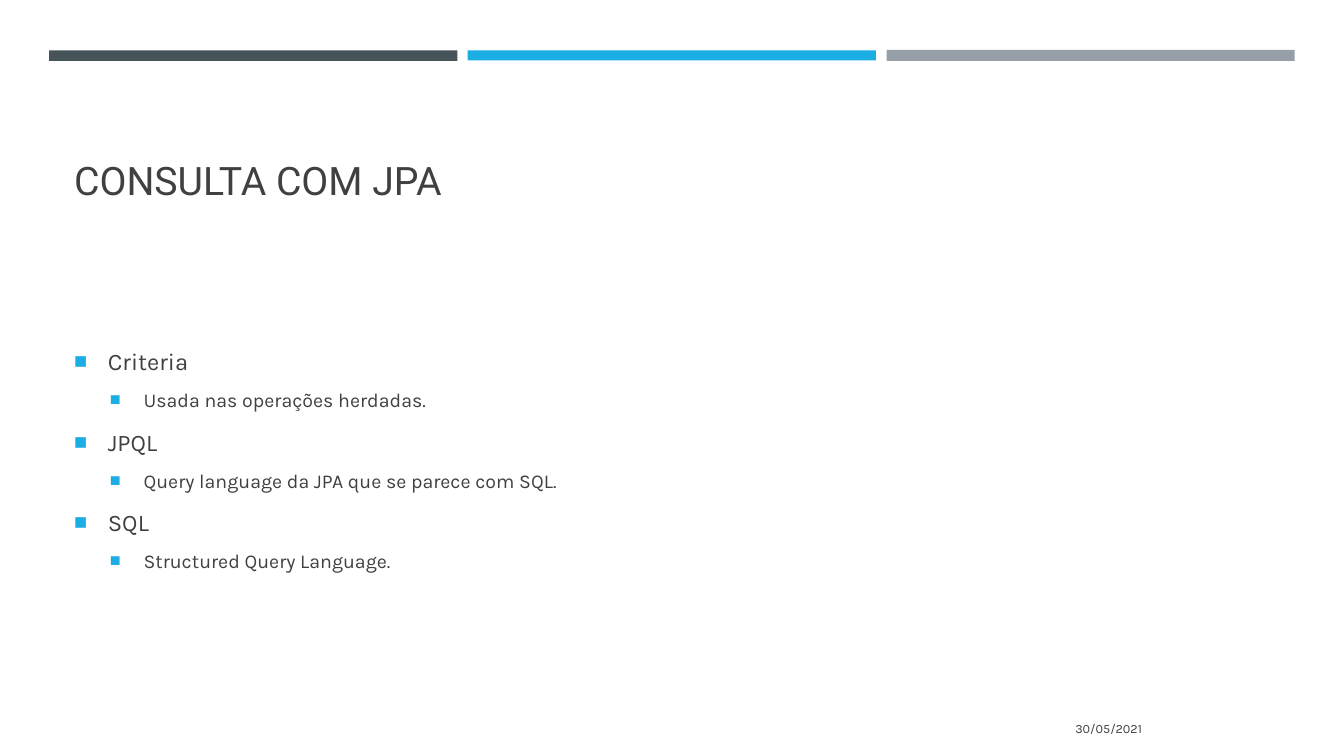
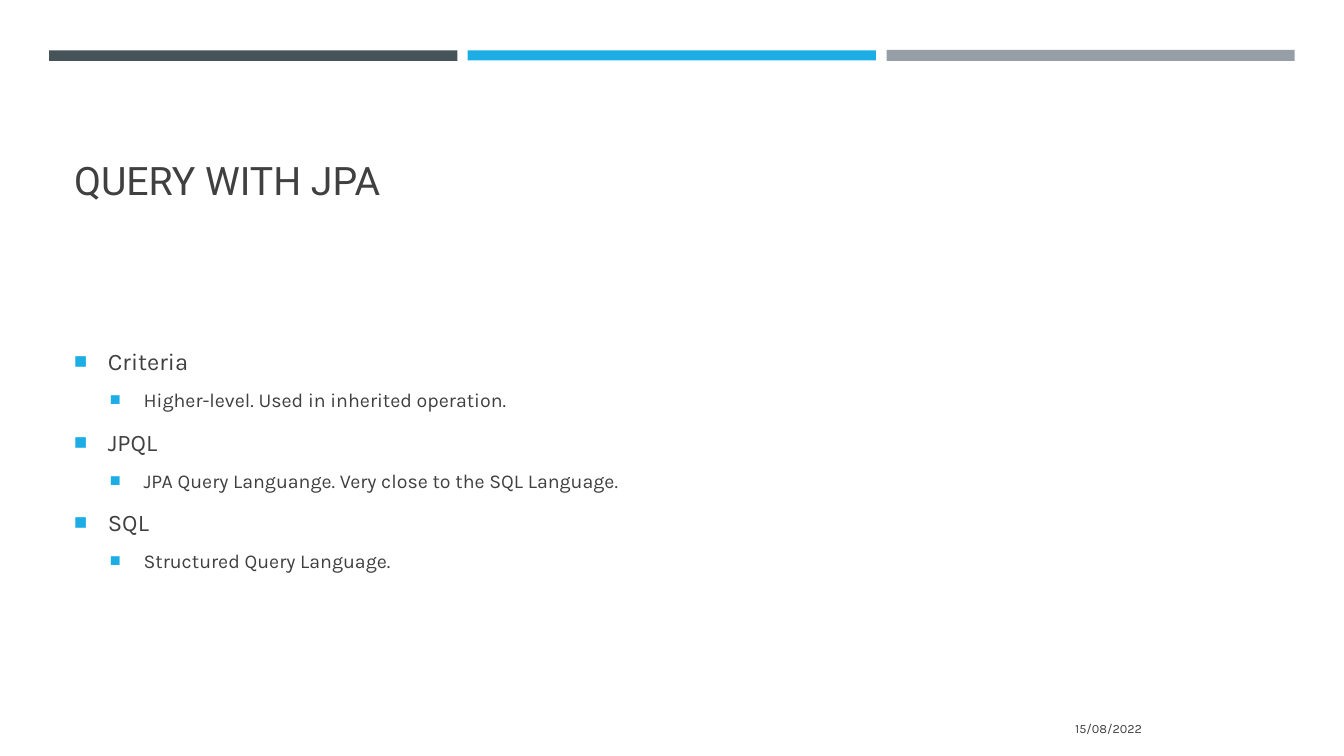
Before and after one commit to thiagoadelino/jpa-performance-issues, a slide deck: slide 12 of performance de consultas utilizando java persistence api.pptx (slide 8 before the commit). Drawn at 1344x756 pixels with LibreOffice and Linux fonts; fonts in the diff are those of the drawing. Boxes give left, top, right and bottom in pixels: in the first picture for what was removed or moved away, otherwise in the second. Text is boxed around its words. In the diff, an @@ line names an element or a change of style, - is before the commit and + after.

```diff
--- a/performance de consultas utilizando java persistence api.pptx
+++ b/performance de consultas utilizando java persistence api.pptx
@@ title at bbox=[74, 166, 380, 200]: text changed @@
-CONSULTA COM JPA
+QUERY WITH JPA
@@ text at bbox=[144, 393, 506, 412]: text changed @@
-  ■ Usada nas operações herdadas.
+  ■ Higher-level. Used in inherited operation.
@@ text at bbox=[144, 474, 618, 493]: text changed @@
-  ■ Query language da JPA que se parece com SQL.
+  ■ JPA Query Languange. Very close to the SQL Language.
@@ text at bbox=[1075, 724, 1142, 734]: text changed @@
-30/05/2021
+15/08/2022
```
Also in this commit, not shown: 20 other slides changed, 5 slides added, 1 slide removed.
